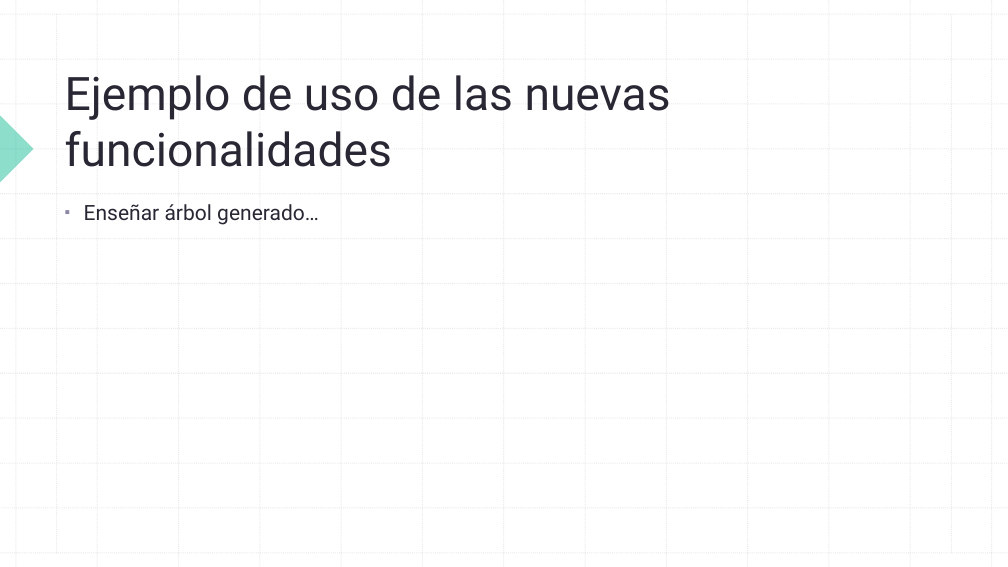
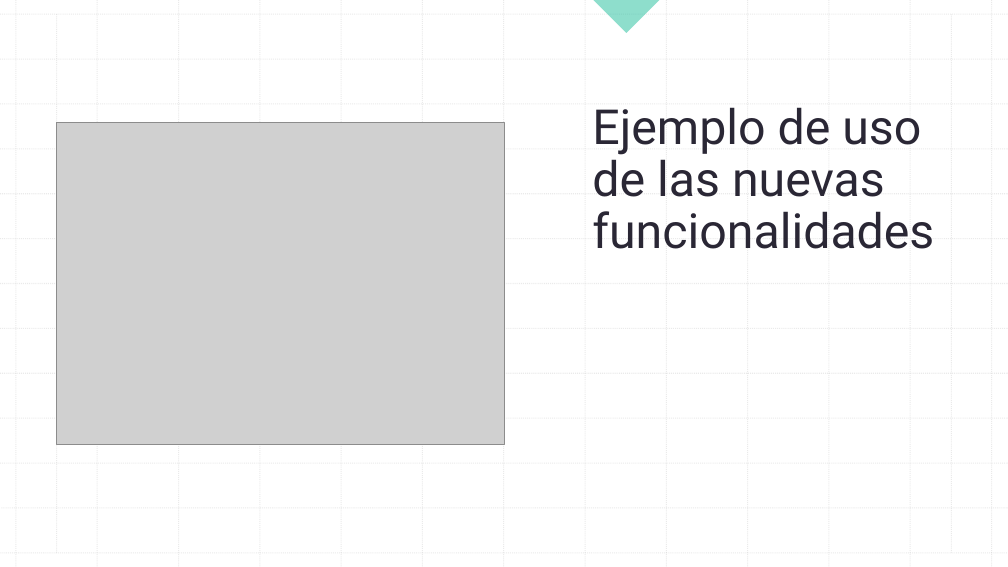
Before and after one commit to Adriel23456/compiladores_e_interpretes_1_2025, a slide deck: slide 18 of InvestigacionInterprete/Presentacion Desarrollada.pptx. Drawn at 1008x567 pixels with LibreOffice and Linux fonts; fonts in the diff are those of the drawing; grey boxes stand for pictures. Boxes give left, top, right and bottom in pixels: in the first picture for what was removed or moved away, otherwise in the second. Text is boxed around its words. In the diff, an @@ line names an element or a change of style, - is before the commit and + after.

```diff
--- a/InvestigacionInterprete/Presentacion Desarrollada.pptx
+++ b/InvestigacionInterprete/Presentacion Desarrollada.pptx
@@ rectangle added at (x1=0, y1=0, x2=1008, y2=567), fill #FFFFFF @@
@@ line removed from (57, 14) to (57, 553) @@
@@ group added at (x1=0, y1=0, x2=1008, y2=567): 22 lines @@
@@ right triangle added at (x1=593, y1=0, x2=659, y2=33), fill #1EBE9B at 50% opacity @@
@@ title "Ejemplo de uso de las ..." moved from (x1=65, y1=75, x2=671, y2=167) to (x1=592, y1=107, x2=934, y2=249) @@
@@ title "Ejemplo de uso de las ..." at (x1=592, y1=107, x2=934, y2=249): size 44 to 46 pt; line spacing 1 to 0.9 @@
@@ picture added at (x1=57, y1=123, x2=504, y2=445) @@
@@ text removed at (x1=84, y1=204, x2=319, y2=225) @@
-▪ Enseñar árbol generado…
@@ group added at (x1=0, y1=0, x2=1008, y2=567): 21 lines @@
```
Also in this commit, not shown: 2 slides added, 1 other file.
